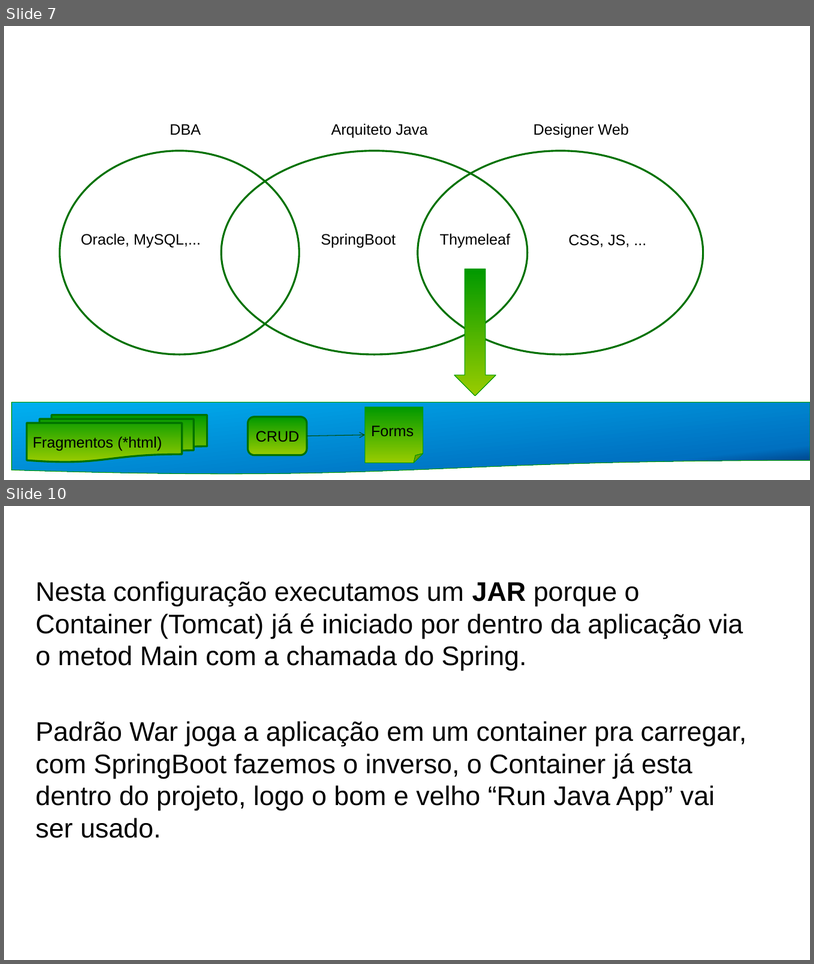
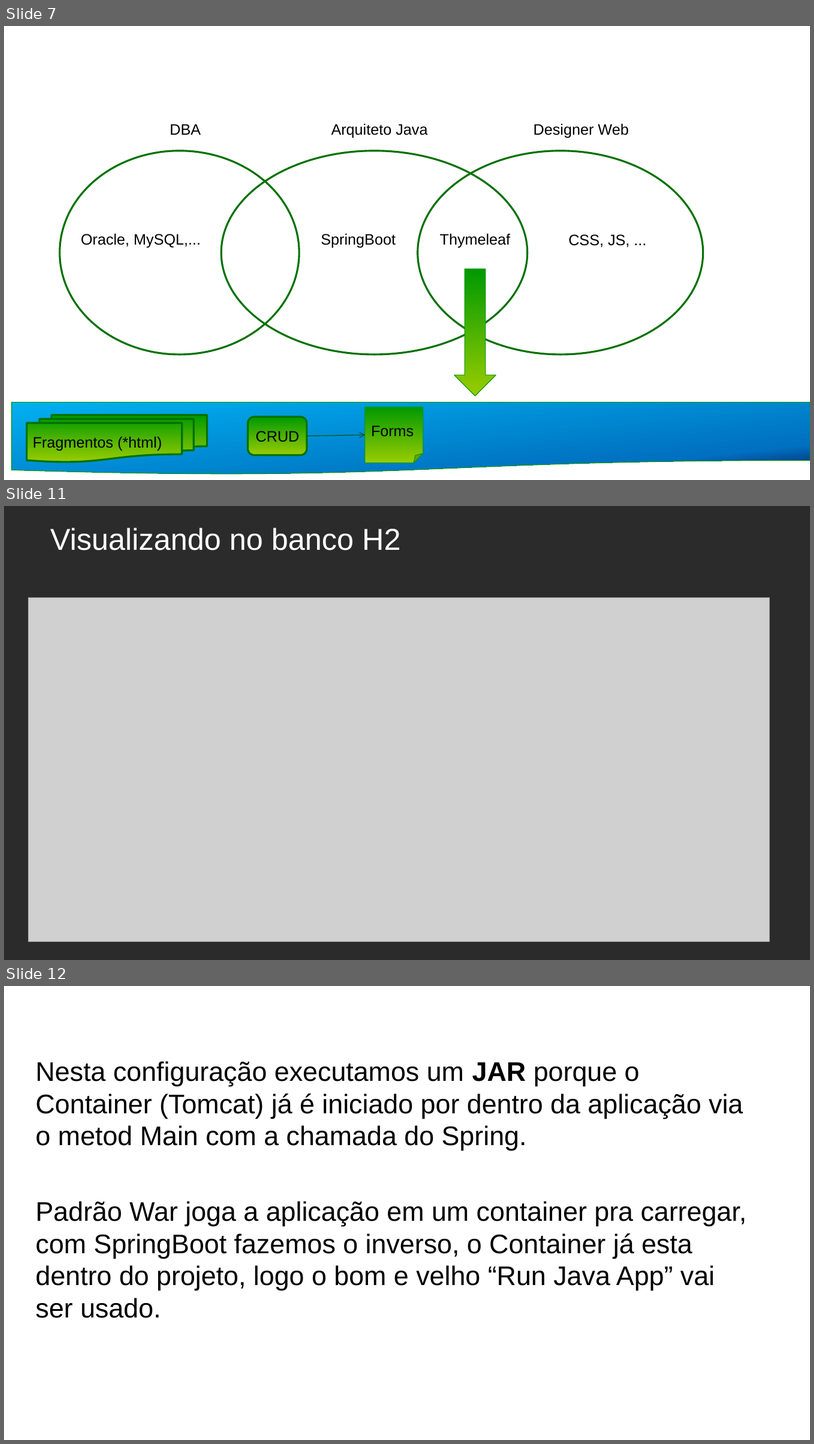
Before and after one commit to michelmontenegro/projeto, a slide deck: ArquiteturaModeloProjetoSpringBoot.pptx. Shown one above the other, each under a label of ours: slides 7 and 10 before the commit, slides 7, 11 and 12 after it; the slides between them are not shown. The pictures are 814x964 and 814x1444 pixels, drawn with LibreOffice and Linux fonts; fonts in the diff are those of the drawing; grey boxes stand for pictures; background and template pictures are left out; a plain dark background stands for a picture behind light text. Boxes give left, top, right and bottom in pixels: in the first picture for what was removed or moved away, otherwise in the second. Text is boxed around its words. In the diff, an @@ line names an element or a change of style, - is before the commit and + after.

```diff
--- a/ArquiteturaModeloProjetoSpringBoot.pptx
+++ b/ArquiteturaModeloProjetoSpringBoot.pptx
@@ slide 11 added at [4, 506, 810, 960], background picture (left out) @@
@@ title added at [50, 528, 401, 550], 36 pt, text #FFFFFF @@
+Visualizando no banco H2
@@ picture added at [29, 597, 770, 941] @@
@@ what was slide 10 is now slide 12 @@
```
Also in this commit, not shown: 2 slides changed, 1 other slide added.
